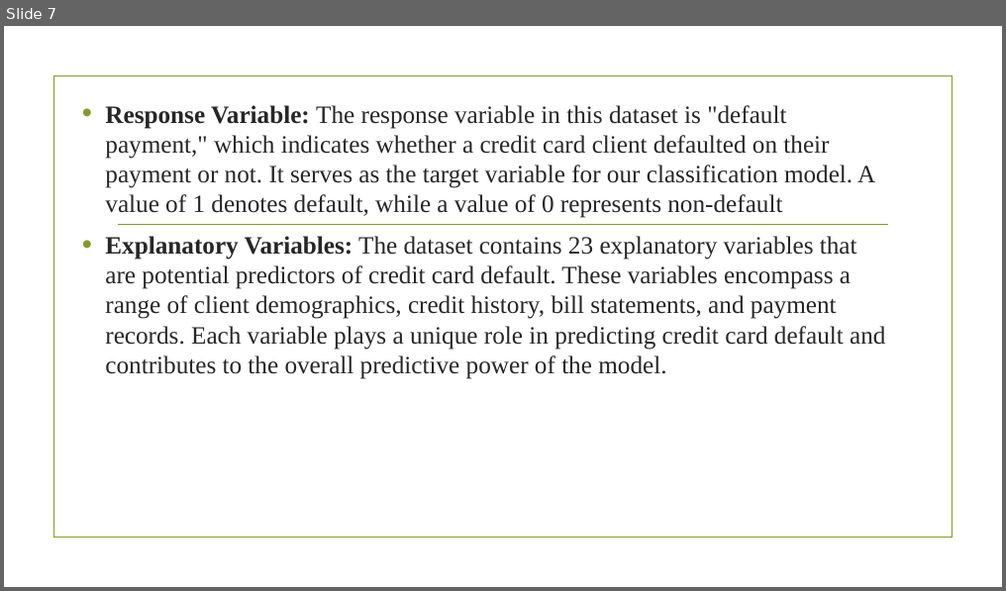
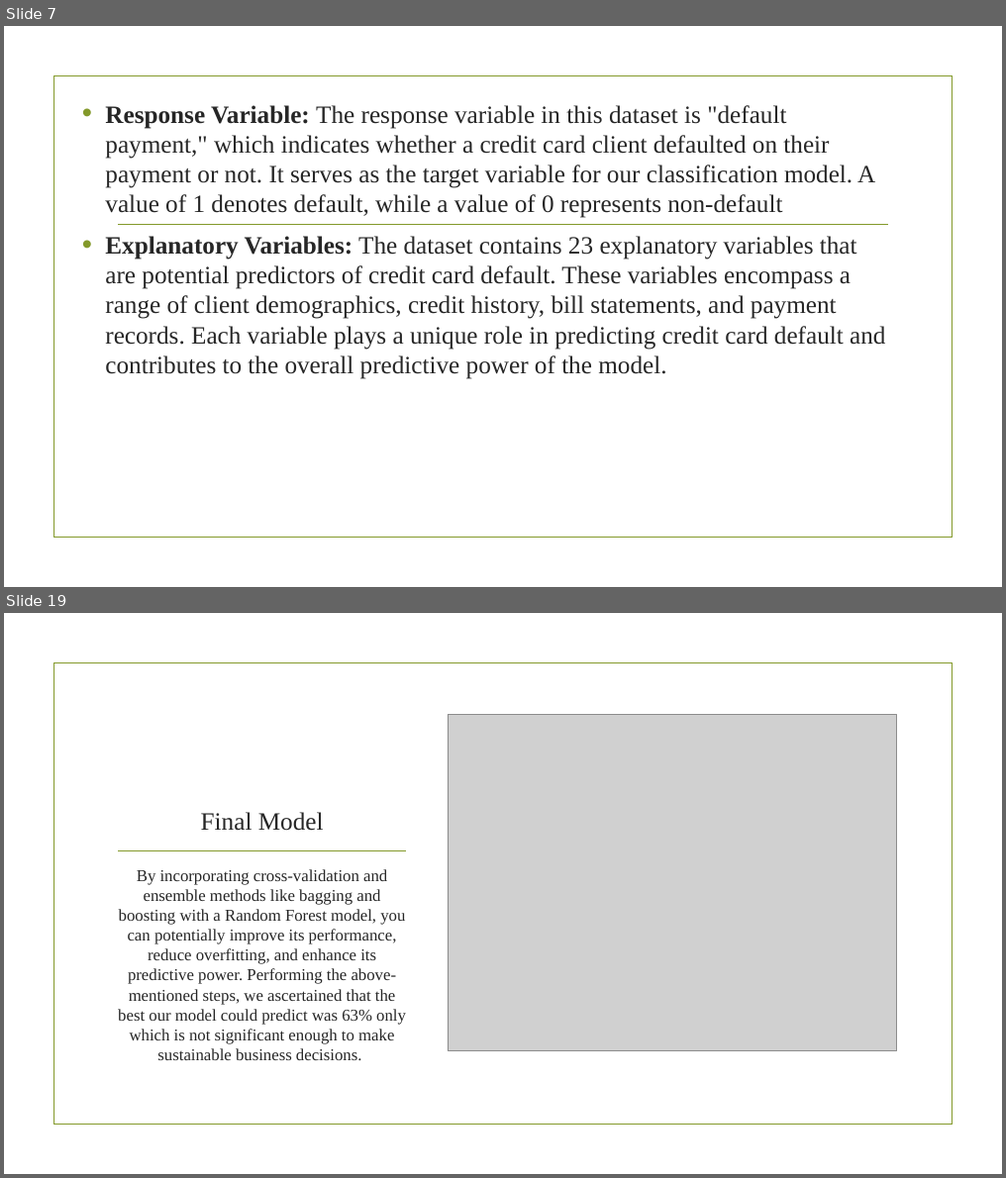
Before and after one commit to Imacharia/Default_predictor, a slide deck: CREDIT CARD DEFAULT PREDICTION.pptx. Shown one above the other, each under a label of ours: slide 7 before the commit, slides 7 and 19 after it; the slides between them are not shown. The pictures are 1006x591 and 1006x1178 pixels, drawn with LibreOffice and Linux fonts; fonts in the diff are those of the drawing; grey boxes stand for pictures; background and template pictures are left out. Boxes give left, top, right and bottom in pixels: in the first picture for what was removed or moved away, otherwise in the second. Text is boxed around its words. In the diff, an @@ line names an element or a change of style, - is before the commit and + after.

```diff
--- a/CREDIT CARD DEFAULT PREDICTION.pptx
+++ b/CREDIT CARD DEFAULT PREDICTION.pptx
@@ slide 19 added at (4, 613, 1002, 1174), background picture (left out); not listed: 1 template element that a slide beside it also shows @@
@@ picture added at (448, 715, 897, 1052) @@
@@ title added at (201, 812, 324, 831), 24 pt, text #262626 @@
+Final Model
@@ text added at (118, 869, 406, 1060), 16 pt, text #262626 @@
+By incorporating cross-validation and ensemble methods like bagging and boosting with a Random Forest model, you can potentially improve its performance, reduce overfitting, and enhance its predictive power. Performing the above-mentioned steps, we ascertained that the best our model could predict was 63% only which is not significant enough to make sustainable business decisions.
@@ line added from (119, 852) to (406, 852), #83992A 1.25 pt @@
```
Also in this commit, not shown: 13 other slides added, 1 slide removed, 43 other files.
